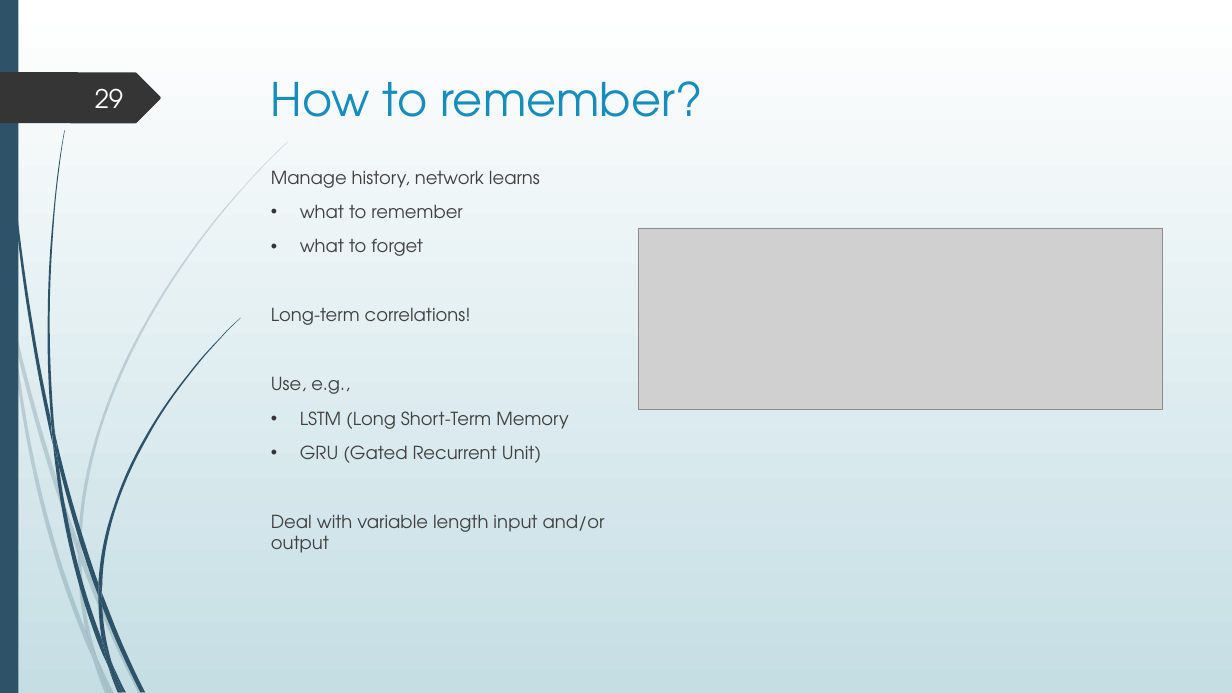
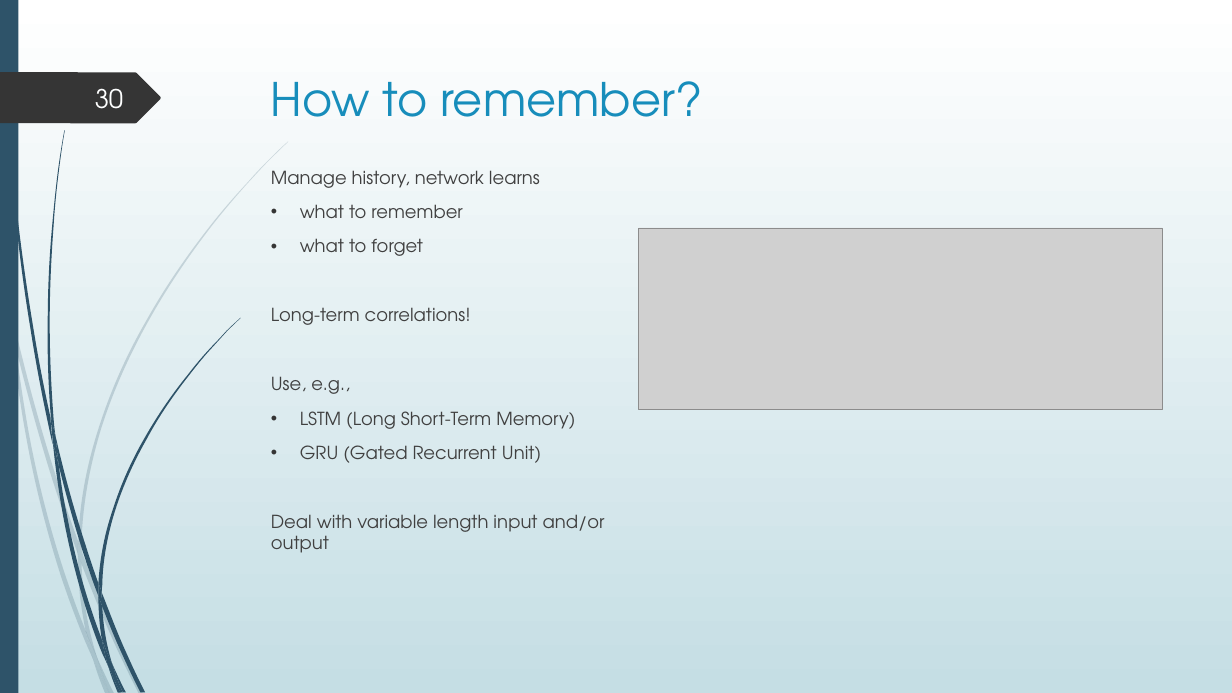
Before and after one commit to dimaskiddo/machine-learning, a slide deck: slide 30 of AI Presentation Mahir.pptx (slide 29 before the commit). Drawn at 1232x693 pixels with LibreOffice and Linux fonts; fonts in the diff are those of the drawing; grey boxes stand for pictures. Boxes give left, top, right and bottom in pixels: in the first picture for what was removed or moved away, otherwise in the second. Text is boxed around its words. In the diff, an @@ line names an element or a change of style, - is before the commit and + after.

```diff
--- a/AI Presentation Mahir.pptx
+++ b/AI Presentation Mahir.pptx
@@ page number at <box>95,88,123,109</box>: text changed @@
-29
+30
@@ text at <box>300,411,575,429</box>: text changed @@
-• LSTM (Long Short-Term Memory
+• LSTM (Long Short-Term Memory)
```
Also in this commit, not shown: 3 other slides changed, 1 slide added, 1 other file.
